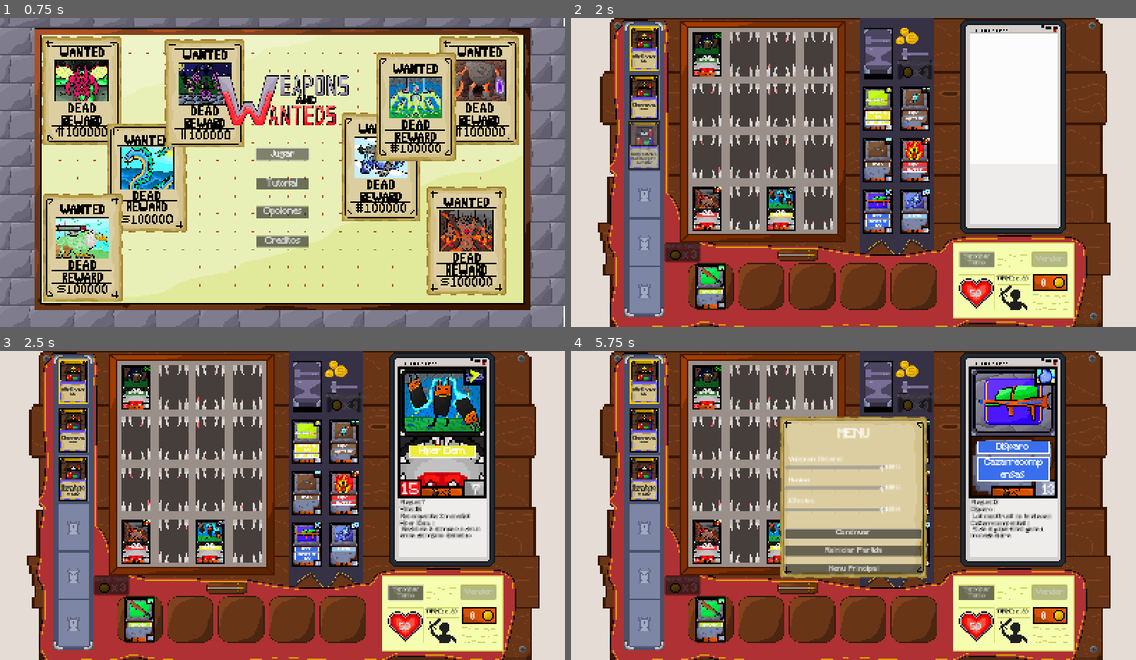
Above: before the commit, frames 1-4 (two rows, left to right).
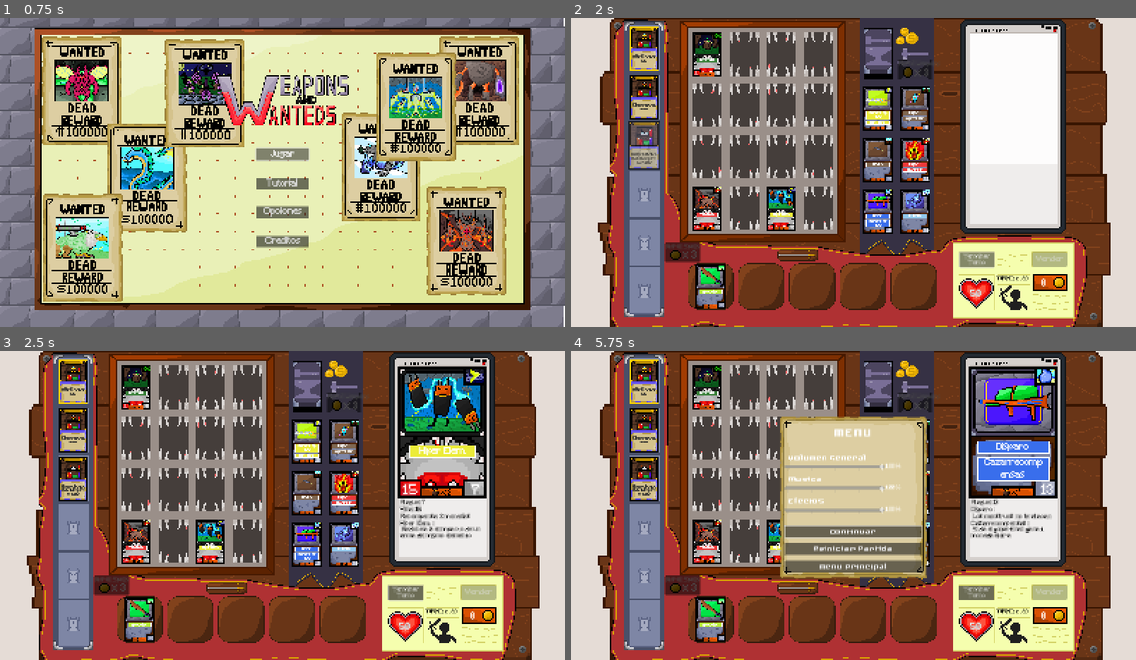
Above: after the commit, the same moments.

Repository: Lucas-Sanguinetti/jefe-desarrollo
Game: Godot game, scene res://Entidades/main.tscn
The game is run twice, just before and just after one commit, with the same random seed, the same clock (stepped at 60 frames per second) and the same inputs.
Inputs (mouse positions are in pixels of both pictures, inside the frame that each line leads up to):
- Up to frame 1 (0.75 s): click "Jugar" at 0.5 s
- Up to frame 2 (2 s): click "Terminar Turno" at 1.25 s
- Up to frame 3 (2.5 s): move the mouse to (209, 542) at 2.02 s; click (209, 542) at 2.17 s
- Up to frame 4 (5.75 s): move the mouse to (706, 542) at 2.77 s; click (706, 542) at 2.92 s; move the mouse to (706, 388) at 3.52 s; click (706, 388) at 3.67 s; move the mouse to (876, 493) at 4.27 s; click (876, 493) at 4.42 s; move the mouse to (876, 542) at 5.02 s; click (876, 542) at 5.17 s; tap Escape (ui_cancel) at 5.65 s

Frame 1 is identical in both runs. In frame 2, less than 0.1% of the frame differs, in the area x 21-63%, y 16-70%; in frame 3, 0.2%; in frame 4, 2.4%, in the area x 21-86%, y 16-73%.

Commit message:
Implementanto nuevas fonts, arreglando errores

Diff:
--- a/Entidades/Armas/Arma.tscn
+++ b/Entidades/Armas/Arma.tscn
@@ -63,9 +63,9 @@
 
 [node name="Ataque" type="Label" parent="."]
 texture_filter = 1
-offset_left = 24.0
+offset_left = 23.0
 offset_top = 47.0
-offset_right = 40.0
+offset_right = 39.0
 offset_bottom = 63.0
 theme_override_fonts/font = ExtResource("2_54r67")
 theme_override_font_sizes/font_size = 12
--- a/Entidades/Armas/CartaArma.gd
+++ b/Entidades/Armas/CartaArma.gd
@@ -13,7 +13,7 @@
 var backsprite_sprite: TextureRect
 var container: VBoxContainer
 @onready var small_font := preload("uid://jv50m8p7i6as")
-
+#
 #Variables de la Escena
 var ataque:int
 var nivel:int
--- a/Entidades/Cartas/deck_drawer.gd
+++ b/Entidades/Cartas/deck_drawer.gd
@@ -1,34 +1,37 @@
 extends Node
 ## esto se tiene que transformar a un state machine que pida al mazo de mosntruos
 
-# Called when the node enters the scene tree for the first time.
+
+var low_level_turn = TurnManager.get_limit_low_level_turn()
+var high_level_turn = TurnManager.get_limit_high_level_turn()
+
 func _ready() -> void:
 	add_to_group("DeckMonsterSpawner")
 
 func size():
 	var turno = TurnManager.get_current_turn()
 	match turno:
-		_ when turno < 15:
+		_ when turno < low_level_turn:
 			return MonsterDeck.size1()
-		_ when turno >= 16:
+		_ when turno >= low_level_turn:
 			return MonsterDeck.size2()
 
 func draw_resucitado():
 	var turno = TurnManager.get_current_turn()
 	match turno:
-		_ when turno < 10:
+		_ when turno < low_level_turn:
 			return MonsterDeck.draw1()
-		_ when turno >= 19:
+		_ when turno >= low_level_turn:
 			return MonsterDeck.draw2()
 
 func draw():
 	var turno = TurnManager.get_current_turn()
 	match turno:
-		_ when turno < 10:
+		_ when turno < low_level_turn:
 			return MonsterDeck.draw1()
-		_ when turno < 18:
+		_ when turno < high_level_turn:
 			return MonsterDeck.draw2()
-		_ when turno == 18:
+		_ when turno == high_level_turn:
 			return MonsterDeck.draw3()
-		_ when turno > 18:
+		_ when turno > high_level_turn:
 			return
--- a/Entidades/Monstruos/Monstruo.tscn
+++ b/Entidades/Monstruos/Monstruo.tscn
@@ -58,9 +58,9 @@
 
 [node name="Ataque" type="Label" parent="."]
 texture_filter = 1
-offset_left = 24.0
+offset_left = 23.0
 offset_top = 47.0
-offset_right = 40.0
+offset_right = 39.0
 offset_bottom = 63.0
 theme_override_fonts/font = ExtResource("2_4opp7")
 theme_override_font_sizes/font_size = 12
@@ -76,7 +76,7 @@
 offset_right = -22.0
 offset_bottom = 63.0
 theme_override_fonts/font = ExtResource("2_4opp7")
-theme_override_font_sizes/font_size = 14
+theme_override_font_sizes/font_size = 12
 text = "50"
 horizontal_alignment = 1
 vertical_alignment = 1
--- a/Entidades/Monstruos/monster_spawner.gd
+++ b/Entidades/Monstruos/monster_spawner.gd
@@ -6,7 +6,7 @@
 @onready var turn_button = $"../Botones/PasarTurno"
 
 var cards_per_turn: int = 1  # Cantidad de cartas por turno
-
+var boss_turn = TurnManager.get_limit_high_level_turn()
 signal victory()
 
 func _ready() -> void:
@@ -18,7 +18,7 @@
 
 func sin_monstruos() -> int:
 	var cant_monsters = grid_monstruos.get_all_monsters().size()
-	if TurnManager.current_turn == 16:
+	if TurnManager.current_turn == boss_turn:
 		return 1
 	if cant_monsters < 1:
 		return 2
--- a/Entidades/tutorial/Tutorial.tscn
+++ b/Entidades/tutorial/Tutorial.tscn
@@ -32,7 +32,6 @@
 [ext_resource type="PackedScene" uid="uid://b7bbxxh388bpu" path="res://pause_menu.tscn" id="28_71nlq"]
 [ext_resource type="Script" uid="uid://bhqx1i7kvx2oe" path="res://Entidades/Armas/Habilidades/AbilitySystem.gd" id="28_mbvpg"]
 [ext_resource type="Script" uid="uid://bla8utaoi01kd" path="res://Entidades/tutorial/panel_invisible.gd" id="29_rwgvw"]
-[ext_resource type="FontFile" uid="uid://coa34fop4q7rp" path="res://Fuente/Aquarius-Regular.ttf" id="32_5g5f7"]
 [ext_resource type="PackedScene" uid="uid://bx6yw2qj5stmb" path="res://Entidades/Visuales/monederoHud.tscn" id="33_1o2ct"]
 [ext_resource type="FontFile" uid="uid://3q377aj000n0" path="res://Fuente/MedodicaRegular.otf" id="33_80brj"]
 
@@ -129,7 +128,6 @@
 position = Vector2(1340, 741)
 
 [node name="SelecArma" type="CanvasLayer" parent="."]
-visible = false
 
 [node name="ColorArma" type="ColorRect" parent="SelecArma"]
 offset_left = 290.0
@@ -145,8 +143,8 @@
 color = Color(0.2, 0.19607843, 0.19607843, 0.8666667)
 
 [node name="ColorArma3" type="ColorRect" parent="SelecArma"]
-offset_left = 1042.0
-offset_right = 1584.0
+offset_left = 1041.0
+offset_right = 1583.0
 offset_bottom = 871.0
 color = Color(0.2, 0.19607843, 0.19607843, 0.8666667)
 
@@ -156,18 +154,18 @@
 offset_top = 520.0
 offset_right = 974.0
 offset_bottom = 603.0
-theme_override_fonts/font = ExtResource("10_3db23")
+theme_override_fonts/font = ExtResource("33_80brj")
 theme_override_font_sizes/font_size = 40
 text = "Haz click izquierdo sobre
 una de tus armas para usarla"
 
 [node name="SelecArma" type="Label" parent="SelecArma"]
 texture_filter = 1
-offset_left = 343.0
-offset_top = 397.0
-offset_right = 968.0
-offset_bottom = 480.0
-theme_override_fonts/font = ExtResource("10_3db23")
+offset_left = 348.0
+offset_top = 432.0
+offset_right = 973.0
+offset_bottom = 515.0
+theme_override_fonts/font = ExtResource("33_80brj")
 theme_override_font_sizes/font_size = 40
 text = "Este es el apartado de tus armas
 Se recargan al inicio de cada turno"
@@ -197,11 +195,11 @@
 
 [node name="AtacarMonstruo" type="Label" parent="Ataque"]
 texture_filter = 1
-offset_left = 800.0
-offset_top = 39.0
-offset_right = 1425.0
-offset_bottom = 165.0
-theme_override_fonts/font = ExtResource("10_3db23")
+offset_left = 790.0
+offset_top = 58.0
+offset_right = 1415.0
+offset_bottom = 184.0
+theme_override_fonts/font = ExtResource("33_80brj")
 theme_override_font_sizes/font_size = 40
 text = "Este es el tablero de monstruos
 Apareceran mostruos al inicio
@@ -209,17 +207,18 @@
 
 [node name="Informacion" type="Label" parent="Ataque"]
 texture_filter = 1
-offset_left = 785.0
-offset_top = 230.0
-offset_right = 1410.0
-offset_bottom = 356.0
-theme_override_fonts/font = ExtResource("10_3db23")
+offset_left = 788.0
+offset_top = 184.0
+offset_right = 1413.0
+offset_bottom = 310.0
+theme_override_fonts/font = ExtResource("33_80brj")
 theme_override_font_sizes/font_size = 40
 text = "Haz click izquierdo sobre
 el monstruo para atacarlo
 y recibir monedas por matarlo"
 
 [node name="Vida" type="CanvasLayer" parent="."]
+visible = false
 
 [node name="ColorVida" type="ColorRect" parent="Vida"]
 offset_left = 1068.0
@@ -243,12 +242,12 @@
 
 [node name="Vida" type="Label" parent="Vida"]
 texture_filter = 1
-offset_left = 453.0
+offset_left = 558.0
 offset_top = 568.0
-offset_right = 948.0
+offset_right = 947.0
 offset_bottom = 694.0
-theme_override_fonts/font = ExtResource("32_5g5f7")
-theme_override_font_sizes/font_size = 25
+theme_override_fonts/font = ExtResource("33_80brj")
+theme_override_font_sizes/font_size = 40
 text = "Parece que al golpear un
 monstruos pierdes vida.
 "
@@ -268,12 +267,12 @@
 
 [node name="Aviso" type="Label" parent="Vida"]
 texture_filter = 1
-offset_left = 666.0
-offset_top = 802.0
-offset_right = 1171.0
-offset_bottom = 852.0
-theme_override_fonts/font = ExtResource("10_3db23")
-theme_override_font_sizes/font_size = 30
+offset_left = 643.0
+offset_top = 778.0
+offset_right = 1148.0
+offset_bottom = 828.0
+theme_override_fonts/font = ExtResource("33_80brj")
+theme_override_font_sizes/font_size = 40
 text = "Haz click para continuar..."
 
 [node name="PanelInvisible" type="Panel" parent="Vida"]
@@ -309,11 +308,11 @@
 
 [node name="Informacion" type="Label" parent="Compra"]
 texture_filter = 1
-offset_left = 1035.0
-offset_top = 82.0
-offset_right = 1488.0
-offset_bottom = 251.0
-theme_override_fonts/font = ExtResource("10_3db23")
+offset_left = 1030.0
+offset_top = 47.0
+offset_right = 1483.0
+offset_bottom = 260.0
+theme_override_fonts/font = ExtResource("33_80brj")
 theme_override_font_sizes/font_size = 40
 text = "Esta es la tienda.
 Apareceran nuevas
@@ -322,11 +321,11 @@
 
 [node name="ComprarArma" type="Label" parent="Compra"]
 texture_filter = 1
-offset_left = 1032.0
-offset_top = 365.0
-offset_right = 1485.0
-offset_bottom = 534.0
-theme_override_fonts/font = ExtResource("10_3db23")
+offset_left = 1030.0
+offset_top = 222.0
+offset_right = 1483.0
+offset_bottom = 391.0
+theme_override_fonts/font = ExtResource("33_80brj")
 theme_override_font_sizes/font_size = 40
 text = "Haz doble click
 sobre el arma
@@ -361,8 +360,8 @@
 offset_top = 265.0
 offset_right = 958.0
 offset_bottom = 434.0
-theme_override_fonts/font = ExtResource("32_5g5f7")
-theme_override_font_sizes/font_size = 25
+theme_override_fonts/font = ExtResource("33_80brj")
+theme_override_font_sizes/font_size = 40
 text = "Hay armas que tienen
 habilidades
 Estas habilidades se describen
@@ -399,11 +398,11 @@
 
 [node name="UsarHechizo2" type="Label" parent="Hechizos"]
 texture_filter = 1
-offset_left = 306.0
-offset_top = 217.0
-offset_right = 871.0
-offset_bottom = 275.0
-theme_override_fonts/font = ExtResource("10_3db23")
+offset_left = 304.0
+offset_top = 177.0
+offset_right = 869.0
+offset_bottom = 235.0
+theme_override_fonts/font = ExtResource("33_80brj")
 theme_override_font_sizes/font_size = 40
 text = "Hazle doble click para usarlo."
 
@@ -413,7 +412,7 @@
 offset_top = 38.0
 offset_right = 869.0
 offset_bottom = 207.0
-theme_override_fonts/font = ExtResource("10_3db23")
+theme_override_fonts/font = ExtResource("33_80brj")
 theme_override_font_sizes/font_size = 40
 text = "Este es el apartado de hechizos
 Recibiras uno al inicio de cada
@@ -444,10 +443,10 @@
 [node name="Finalizar" type="Label" parent="TerminarTutorial"]
 texture_filter = 1
 offset_left = 323.0
-offset_top = 646.0
+offset_top = 626.0
 offset_right = 1063.0
-offset_bottom = 858.0
-theme_override_fonts/font = ExtResource("10_3db23")
+offset_bottom = 838.0
+theme_override_fonts/font = ExtResource("33_80brj")
 theme_override_font_sizes/font_size = 40
 text = "Haz click izquierdo en el boton para
 terminar el tutorial
@@ -457,13 +456,13 @@
 
 [node name="Finalizar2" type="Label" parent="TerminarTutorial"]
 texture_filter = 1
-offset_left = 804.0
-offset_top = 511.0
-offset_right = 1517.0
-offset_bottom = 594.0
-theme_override_fonts/font = ExtResource("10_3db23")
-theme_override_font_sizes/font_size = 40
-text = "Como indicaba el hechizo, te sanaste
+offset_left = 884.0
+offset_top = 521.0
+offset_right = 1467.0
+offset_bottom = 604.0
+theme_override_fonts/font = ExtResource("33_80brj")
+theme_override_font_sizes/font_size = 40
+text = "Como indicaba el hechizo, te curaste
 "
 
 [node name="PauseMenu" parent="." instance=ExtResource("28_71nlq")]
--- a/pause_menu.tscn
+++ b/pause_menu.tscn
@@ -1,8 +1,9 @@
-[gd_scene load_steps=4 format=3 uid="uid://b7bbxxh388bpu"]
+[gd_scene load_steps=5 format=3 uid="uid://b7bbxxh388bpu"]
 
 [ext_resource type="Script" uid="uid://71seu6vw6mhh" path="res://pause_menu.gd" id="1_hdmo1"]
 [ext_resource type="Texture2D" uid="uid://ypgau6wifkoa" path="res://Assets/elements_In_Board/pause2.png" id="2_05uyy"]
 [ext_resource type="FontFile" uid="uid://jv50m8p7i6as" path="res://Fuente/Minecraft.ttf" id="2_nwcfo"]
+[ext_resource type="FontFile" uid="uid://che5fqwy3nb63" path="res://Fuente/Aquarius-Bold.ttf" id="3_p81d2"]
 
 [node name="PauseMenu" type="CanvasLayer"]
 layer = 100
@@ -19,21 +20,21 @@
 offset_left = 598.0
 offset_top = 193.0
 offset_right = 982.0
-offset_bottom = 624.0
-theme_override_constants/separation = 21
+offset_bottom = 621.0
+theme_override_constants/separation = 16
 
 [node name="HSeparator3" type="HSeparator" parent="VBoxContainer"]
 layout_mode = 2
 
 [node name="Title" type="Label" parent="VBoxContainer"]
 layout_mode = 2
-theme_override_fonts/font = ExtResource("2_nwcfo")
-theme_override_font_sizes/font_size = 32
+theme_override_fonts/font = ExtResource("3_p81d2")
+theme_override_font_sizes/font_size = 25
 text = "MENU"
 horizontal_alignment = 1
 vertical_alignment = 3
 
-[node name="HSeparator" type="HSeparator" parent="VBoxContainer"]
+[node name="HSeparator4" type="HSeparator" parent="VBoxContainer"]
 layout_mode = 2
 
 [node name="MasterVolume" type="VBoxContainer" parent="VBoxContainer"]
@@ -43,8 +44,8 @@
 
 [node name="Label" type="Label" parent="VBoxContainer/MasterVolume"]
 layout_mode = 2
-theme_override_fonts/font = ExtResource("2_nwcfo")
-theme_override_font_sizes/font_size = 18
+theme_override_colors/font_color = Color(1, 1, 1, 1)
+theme_override_fonts/font = ExtResource("3_p81d2")
 text = "  Volumen General"
 
 [node name="HBoxContainer" type="HBoxContainer" parent="VBoxContainer/MasterVolume"]
@@ -69,8 +70,7 @@
 
 [node name="Label" type="Label" parent="VBoxContainer/MusicVolume"]
 layout_mode = 2
-theme_override_fonts/font = ExtResource("2_nwcfo")
-theme_override_font_sizes/font_size = 18
+theme_override_fonts/font = ExtResource("3_p81d2")
 text = "  Musica"
 
 [node name="HBoxContainer" type="HBoxContainer" parent="VBoxContainer/MusicVolume"]
@@ -95,8 +95,7 @@
 
 [node name="Label" type="Label" parent="VBoxContainer/EffectsVolume"]
 layout_mode = 2
-theme_override_fonts/font = ExtResource("2_nwcfo")
-theme_override_font_sizes/font_size = 18
+theme_override_fonts/font = ExtResource("3_p81d2")
 text = "  Efectos"
 
 [node name="HBoxContainer" type="HBoxContainer" parent="VBoxContainer/EffectsVolume"]
@@ -121,20 +120,17 @@
 
 [node name="ResumeButton" type="Button" parent="VBoxContainer"]
 layout_mode = 2
-theme_override_fonts/font = ExtResource("2_nwcfo")
-theme_override_font_sizes/font_size = 20
+theme_override_fonts/font = ExtResource("3_p81d2")
 text = "Continuar"
 
 [node name="RestartButton" type="Button" parent="VBoxContainer"]
 layout_mode = 2
-theme_override_fonts/font = ExtResource("2_nwcfo")
-theme_override_font_sizes/font_size = 20
+theme_override_fonts/font = ExtResource("3_p81d2")
 text = "Reiniciar Partida"
 
 [node name="MainMenuButton" type="Button" parent="VBoxContainer"]
 layout_mode = 2
-theme_override_fonts/font = ExtResource("2_nwcfo")
-theme_override_font_sizes/font_size = 20
+theme_override_fonts/font = ExtResource("3_p81d2")
 text = "Menu Principal"
 
 [connection signal="value_changed" from="VBoxContainer/MasterVolume/HBoxContainer/MasterSlider" to="." method="_on_master_slider_value_changed"]
--- a/singleton/turn_manager.gd
+++ b/singleton/turn_manager.gd
@@ -32,6 +32,14 @@
 
 func get_current_turn() -> int:
 	return current_turn
+
+
+func get_limit_low_level_turn() -> int:
+	return 10
+
+#boss turn
+func get_limit_high_level_turn() -> int:
+	return 18
 
 # RESTRICCIONES
 # ========================================
Not shown: 1 places in Entidades/tutorial/Tutorial.tscn that only renumber resources
Binary file added: Fuente/Aquarius-Bold.ttf
Not shown, added: Fuente/Aquarius-Bold.ttf.import
